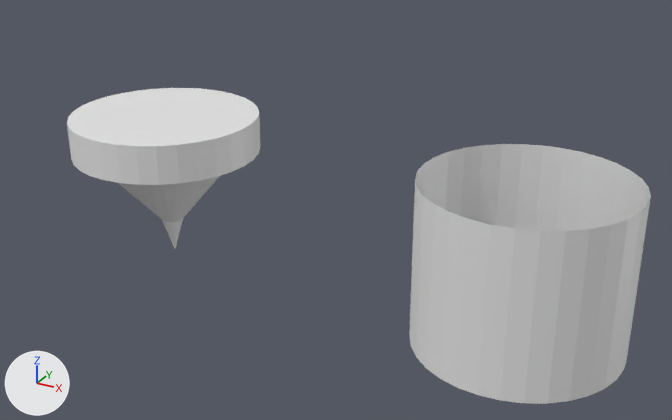
The FBX model Assets/Models/player.fbx, before and after one commit.
Both versions are drawn from a 50 mm lens placed at (3.07, -3.7, 2.32), pointed at (0.68, 0.65, 0.14). The lights are fixed; the arrows at lower left show +X, +Y and +Z. Where no turn or scale is listed for an object, it has been applied to the vertices.

Before the edit, the objects in view are built like this:
```python
me_cylinder = bpy.data.meshes.new('Cylinder')
me_cylinder.from_pydata(...)  # 129 vertices, 129 faces; spans x -50.0..50.0, y 0.0..80.0, z -50.0..50.0
me_cylinder_001 = bpy.data.meshes.new('Cylinder.001')
me_cylinder_001.from_pydata(...)  # 64 vertices, 32 faces; spans x -0.5..0.5, y -0.5..0.5, z 0.0..0.8
ob_player = bpy.data.objects.new('player', me_cylinder)
ob_player.location = (0.0, 0.0, 0.0)
ob_player.rotation_euler = (1.571, 0.0, 0.0)  # degrees (90, 0, 0)
ob_player.scale = (0.01, 0.01, 0.01)
ob_player_coll = bpy.data.objects.new('player_coll', me_cylinder_001)
ob_player_coll.location = (2.0, 0.0, 0.0)
```
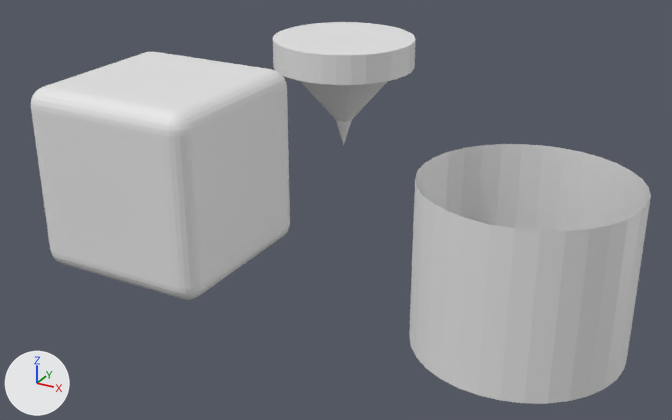
Changed parts and their boxes [x1, y1, x2, y2] in the pictures (672 x 420 px; the box of a moved part takes in the faces that stretch with it):
'player', mesh turned, reshaped: before [67, 88, 260, 249]; after [31, 52, 290, 300]
'player_old', added: after [273, 22, 416, 145]
part 1 of me_cylinder, moved or reshaped: before [67, 88, 260, 249]; after [273, 22, 416, 145]

Diff of the bpy script that builds the scene:
```diff
--- a/Assets/Models/player.fbx.py
+++ b/Assets/Models/player.fbx.py
@@ me_cylinder @@
 me_cylinder.from_pydata(...)  # 129 vertices, 129 faces; spans x -50.0..50.0, y 0.0..80.0, z -50.0..50.0
 # used by ob_player; location = (0.0, 0.0, 0.0); rotation_euler = (1.571, 0.0, 0.0), in degrees (90, 0, 0); scale = (0.01, 0.01, 0.01)
+# me_cylinder part 1: the whole mesh is turned 90 degrees about the x axis through the mesh origin and scaled by 0.01
@@ me_cube_001 @@
+me_cube_001.from_pydata(...)  # 296 vertices, 294 faces; spans x -50.0..50.0, y 0.0..100.0, z -50.0..50.0
@@ ob_player @@
-ob_player = bpy.data.objects.new('player', me_cylinder)
+ob_player = bpy.data.objects.new('player', me_cube_001)
 ob_player.location = (0.0, 0.0, 0.0)
@@ ob_player_old @@
+ob_player_old = bpy.data.objects.new('player_old', me_cylinder)
+ob_player_old.location = (0.0, 2.0, 0.0)
```
